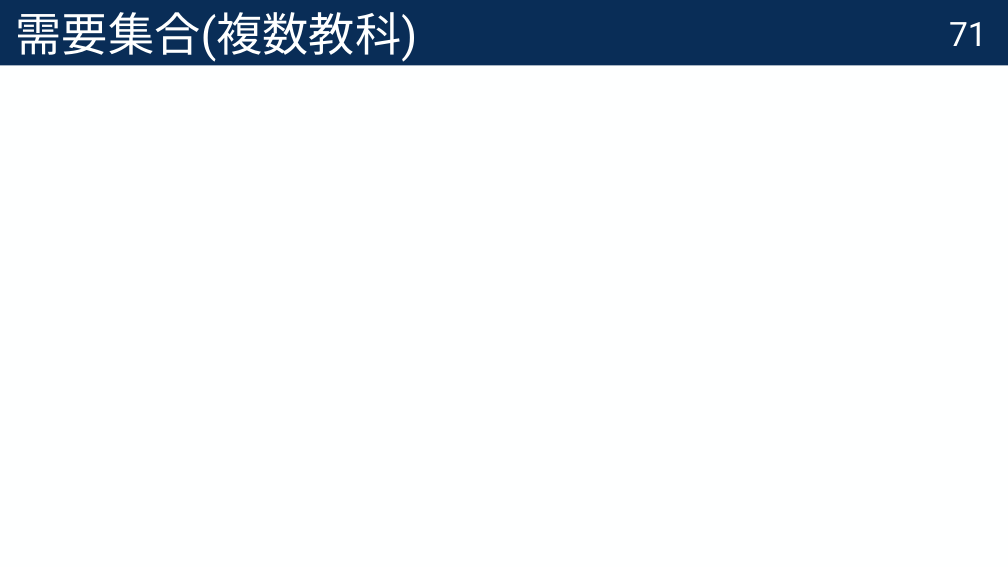
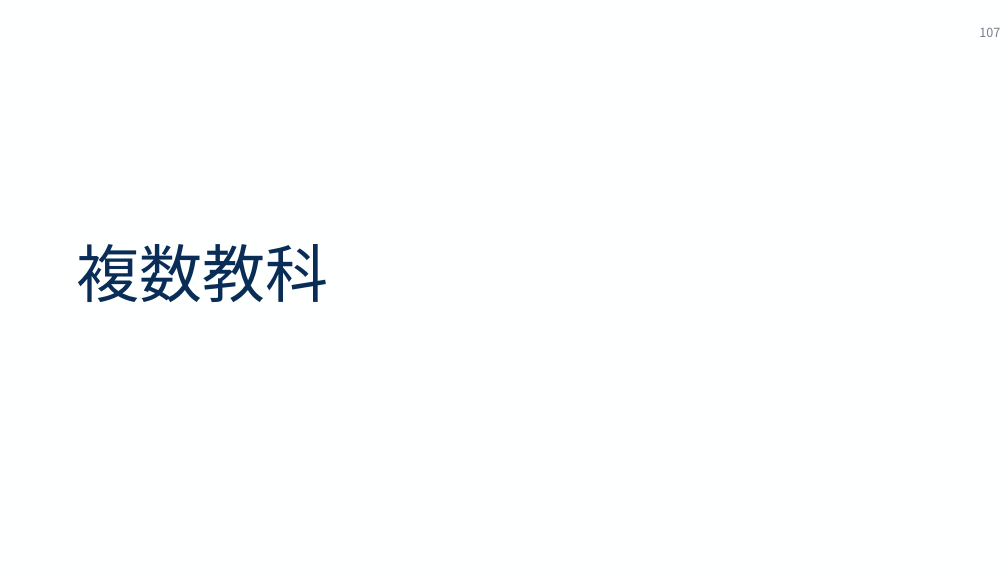
Before and after one commit to Krminfinity/master-thesis-2025, a slide deck: slide 108 of 修正コメント付き_修士論文中間報告.pptx (slide 72 before the commit). Drawn at 1008x567 pixels with LibreOffice and Linux fonts; fonts in the diff are those of the drawing. Boxes give left, top, right and bottom in pixels: in the first picture for what was removed or moved away, otherwise in the second. Text is boxed around its words. In the diff, an @@ line names an element or a change of style, - is before the commit and + after.

```diff
--- a/修正コメント付き_修士論文中間報告.pptx
+++ b/修正コメント付き_修士論文中間報告.pptx
@@ title removed at bbox=[0, 0, 1008, 66] @@
-需要集合(複数教科)
@@ page number at bbox=[979, 27, 1000, 37]: text changed; size 32 to 12 pt; font Roboto to Noto Sans CJK JP; text colour #FEFFFF to #797D8B @@
-71
+107
@@ title added at bbox=[77, 244, 329, 302], 60 pt, text #092D57 @@
+複数教科
```
Also in this commit, not shown: 71 other slides changed, 14 slides added, 1 slide removed.
